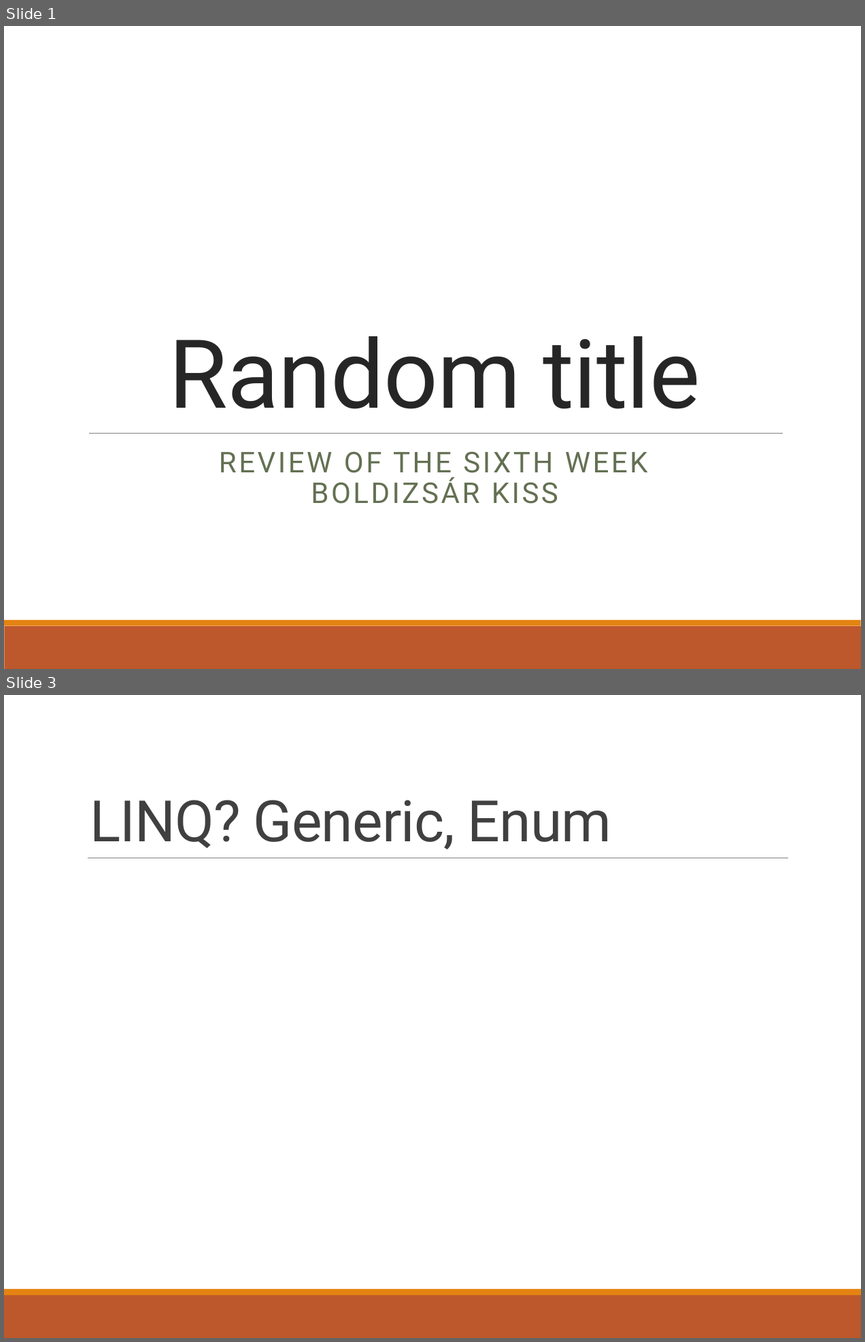
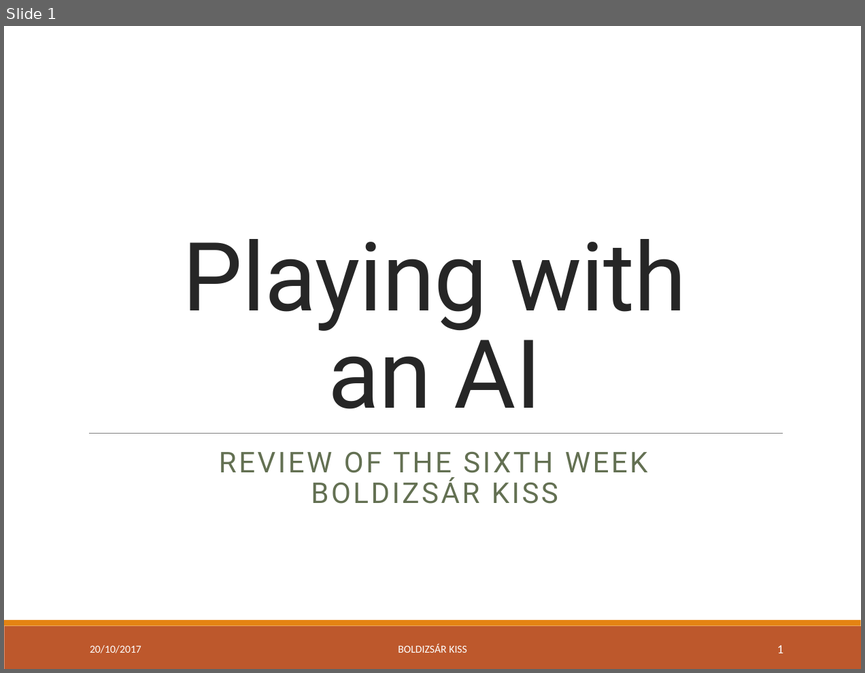
Before and after one commit to green-fox-academy/bpo106, a slide deck: week06/day05/demo/ppt-w06.pptx. Shown one above the other, each under a label of ours: slides 1 and 3 before the commit, slide 1 after it; the slides between them are not shown. The pictures are 865x1342 and 865x673 pixels, drawn with LibreOffice and Linux fonts; fonts in the diff are those of the drawing. Boxes give left, top, right and bottom in pixels: in the first picture for what was removed or moved away, otherwise in the second. Text is boxed around its words. In the diff, an @@ line names an element or a change of style, - is before the commit and + after.

```diff
--- a/week06/day05/demo/ppt-w06.pptx
+++ b/week06/day05/demo/ppt-w06.pptx
@@ slide 3 removed at box(4, 695, 861, 1338), background #FFFFFF; not listed: 2 template elements that a slide beside it also shows @@
@@ title removed at box(90, 800, 611, 849) @@
-LINQ? Generic, Enum
@@ line removed from (88, 858) to (788, 858) @@
@@ slide 1 changed as well @@
@@ title at box(183, 239, 686, 409): text changed @@
-Random title
+Playing with
+an AI
@@ text added at box(90, 645, 141, 653), 9 pt, text #FFFFFF @@
+20/10/2017
@@ text added at box(398, 643, 467, 652), 9 pt, text #FFFFFF @@
+BOLDIZSÁR KISS
@@ page number added at box(777, 645, 783, 653), 10.5 pt, text #FFFFFF @@
+1
```
Also in this commit, not shown: 2 other slides changed, 4 slides added, 1 other slide removed, 4 other files.
